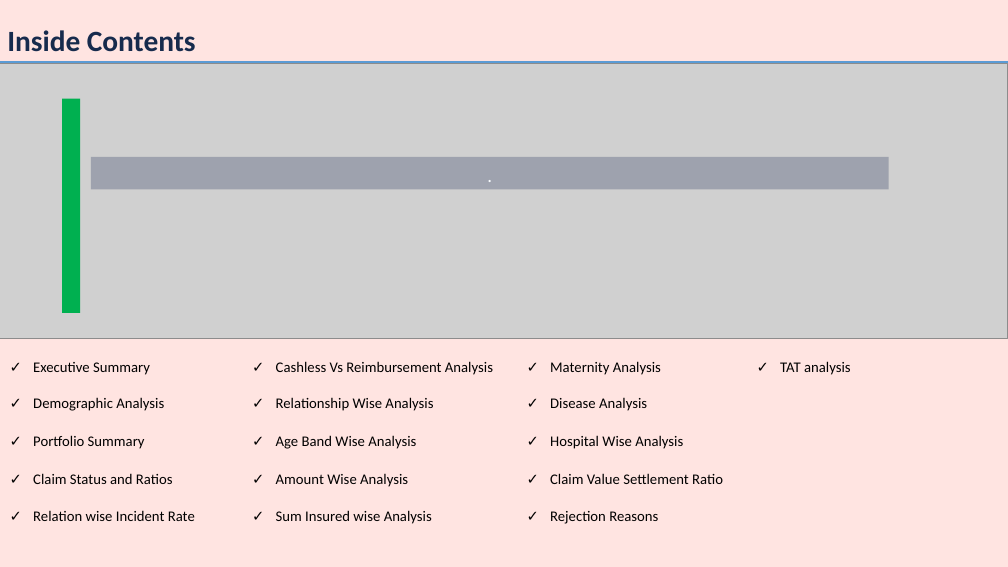
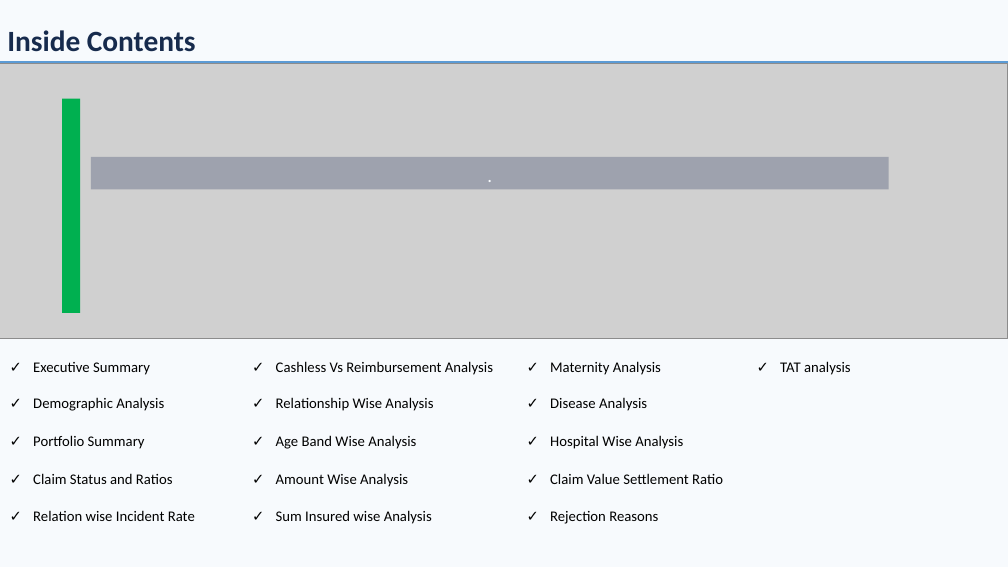
Before and after one commit to smor20/data_analysis, a slide deck: slide 2 of ppt_code_genrated.pptx. Drawn at 1008x567 pixels with LibreOffice and Linux fonts; fonts in the diff are those of the drawing; grey boxes stand for pictures. Boxes give left, top, right and bottom in pixels: in the first picture for what was removed or moved away, otherwise in the second. Text is boxed around its words. In the diff, an @@ line names an element or a change of style, - is before the commit and + after.

```diff
--- a/ppt_code_genrated.pptx
+++ b/ppt_code_genrated.pptx
@@ background #FFE4E1 to gradient #F7FAFD to #CEE1F2 @@
```
Also in this commit, not shown: 2 slides removed, 1 other file.
